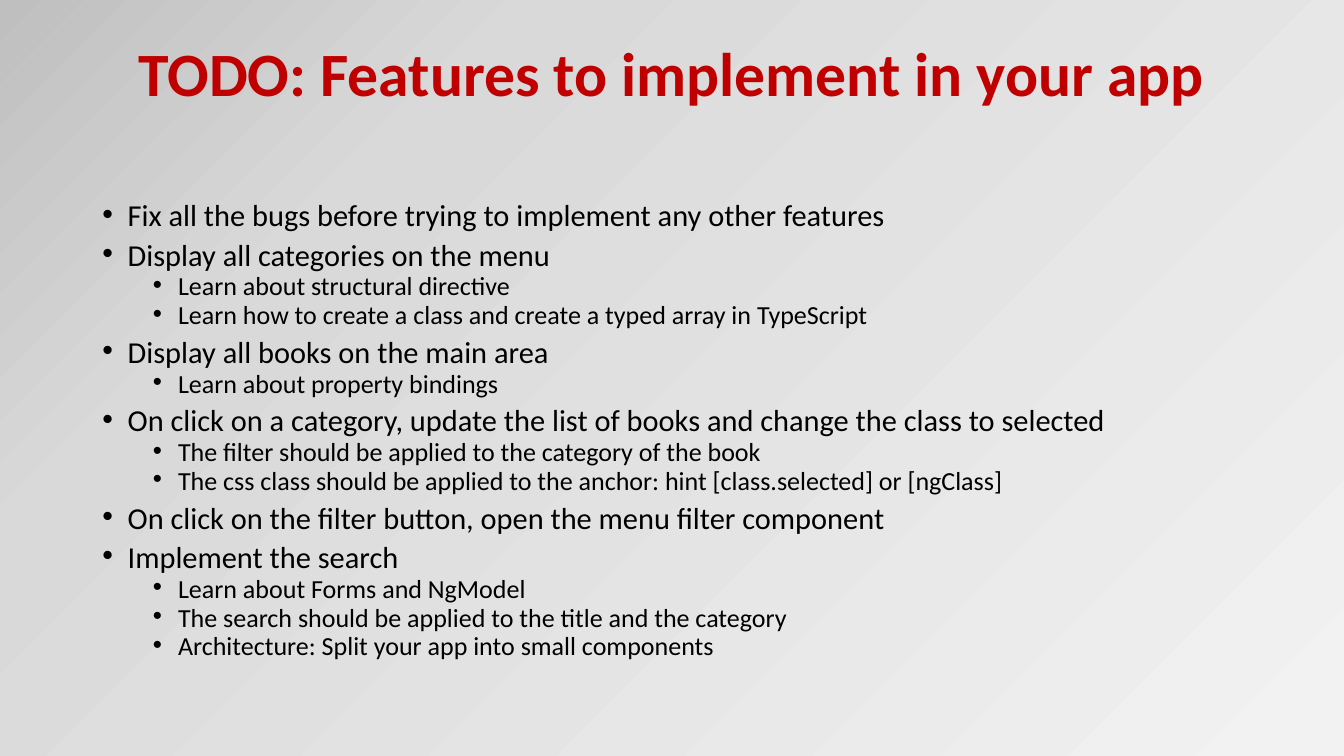
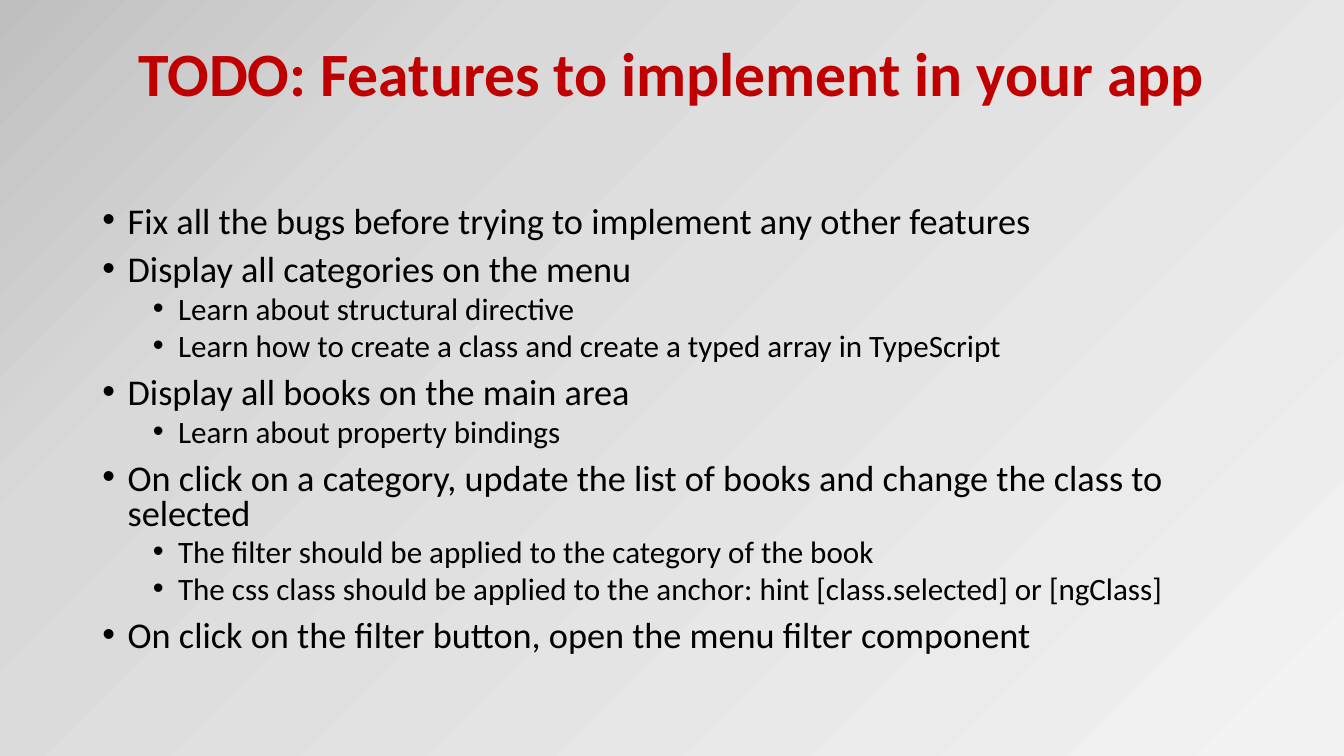
Before and after one commit to OrdinaNederland/hackjam-angular, a slide deck: slide 25 of Angular2.pptx (slide 26 before the commit). Drawn at 1344x756 pixels with LibreOffice and Linux fonts; fonts in the diff are those of the drawing. Boxes give left, top, right and bottom in pixels: in the first picture for what was removed or moved away, otherwise in the second. Text is boxed around its words. In the diff, an @@ line names an element or a change of style, - is before the commit and + after.

```diff
--- a/Angular2.pptx
+++ b/Angular2.pptx
@@ text "Fix all the bugs before ..." at box(128, 208, 1162, 654): size 21.7 to 25.9 pt in "Fix all the bugs before trying to ...", "Display all categories on the menu", "Display all books on the main area", "On click on a category, update the ..." and 1 more places; size 18.6 to 22.2 pt in "Learn about structural directive", "Learn how to create a class and ...", "Learn about property bindings", "The filter should be applied to the ..." and 1 more places; line spacing 0.7 to 0.8 @@
@@ text at box(128, 547, 786, 660): paragraphs removed @@
-• Implement the search
-  • Learn about Forms and NgModel
-  • The search should be applied to the title and the category
-  • Architecture: Split your app into small components
```
Also in this commit, not shown: 18 other slides changed, 4 slides added, 2 slides removed.
